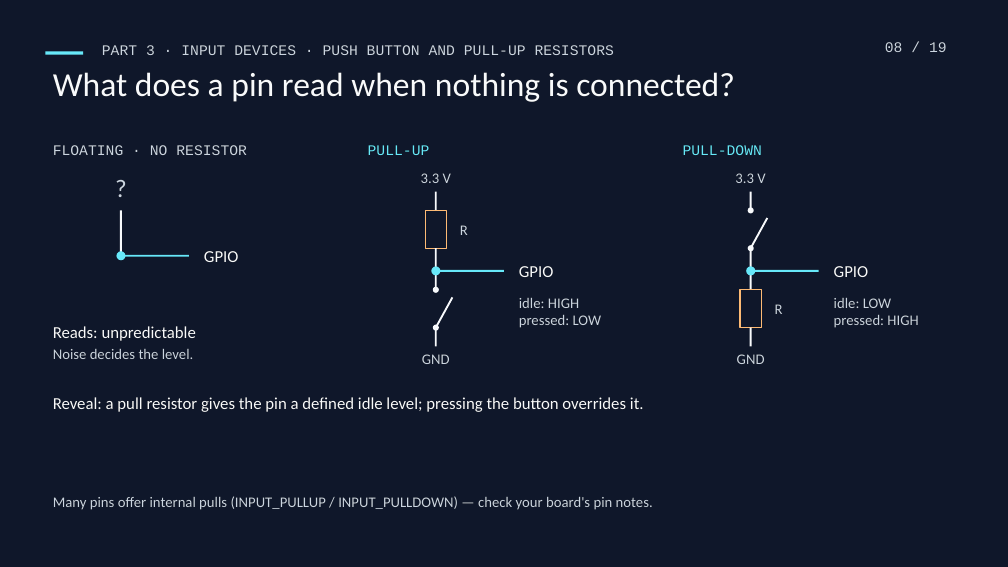
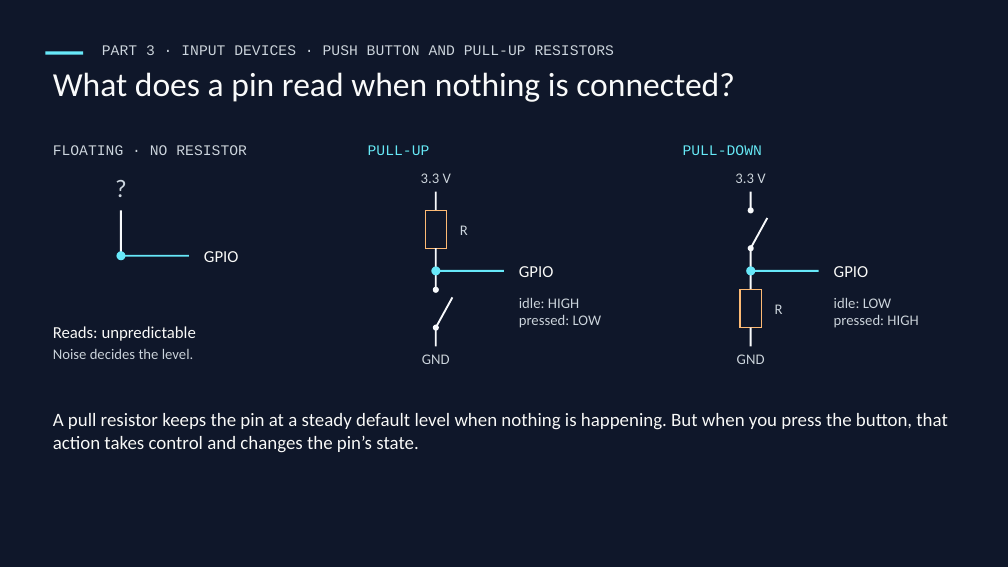
Before and after one commit to kaifshaheemj/iot-workshop, a slide deck: slide 8 of presentations/From-Sensors-to-Smart-Systems.pptx. Drawn at 1008x567 pixels with LibreOffice and Linux fonts; fonts in the diff are those of the drawing. Boxes give left, top, right and bottom in pixels: in the first picture for what was removed or moved away, otherwise in the second. Text is boxed around its words. In the diff, an @@ line names an element or a change of style, - is before the commit and + after.

```diff
--- a/presentations/From-Sensors-to-Smart-Systems.pptx
+++ b/presentations/From-Sensors-to-Smart-Systems.pptx
@@ text removed at [885, 42, 947, 52] @@
-08 / 19
@@ text at [53, 413, 947, 453]: text changed; size 16 to 18 pt @@
-Reveal: a pull resistor gives the pin a defined idle level; pressing the button overrides it.
+A pull resistor keeps the pin at a steady default level when nothing is happening. But when you press the button, that action takes control and changes the pin’s state.
@@ text removed at [53, 496, 653, 510] @@
-Many pins offer internal pulls (INPUT_PULLUP / INPUT_PULLDOWN) — check your board's pin notes.
```
Also in this commit, not shown: 17 other slides changed, 1 slide added, 2 slides removed, 6 other files.
